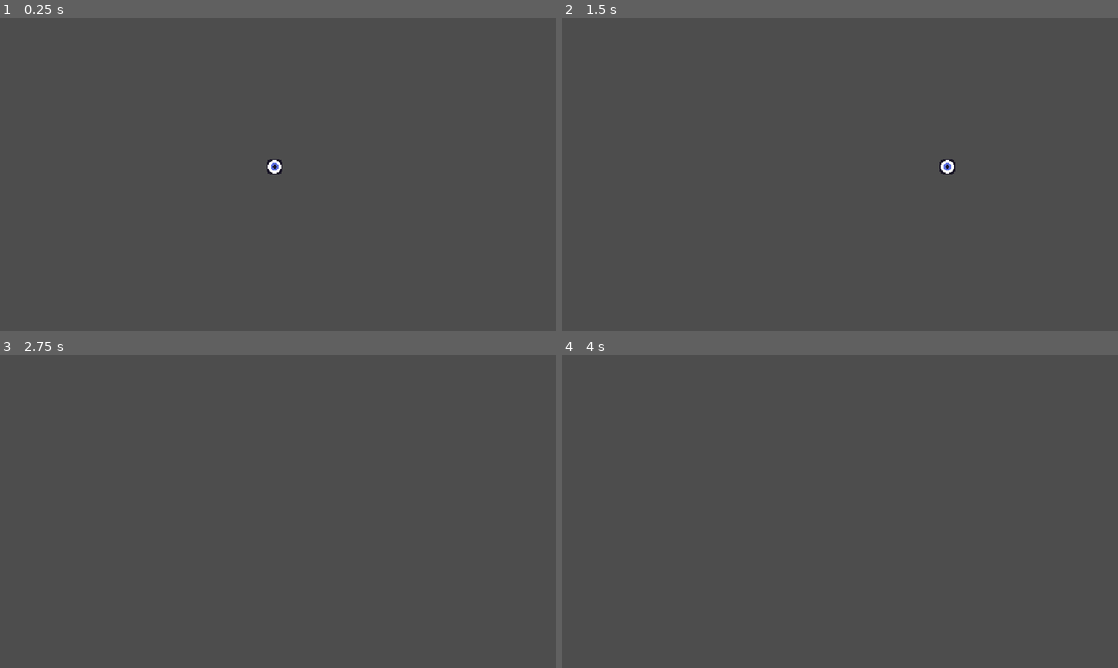
Above: before the commit, frames 1-4 (two rows, left to right).
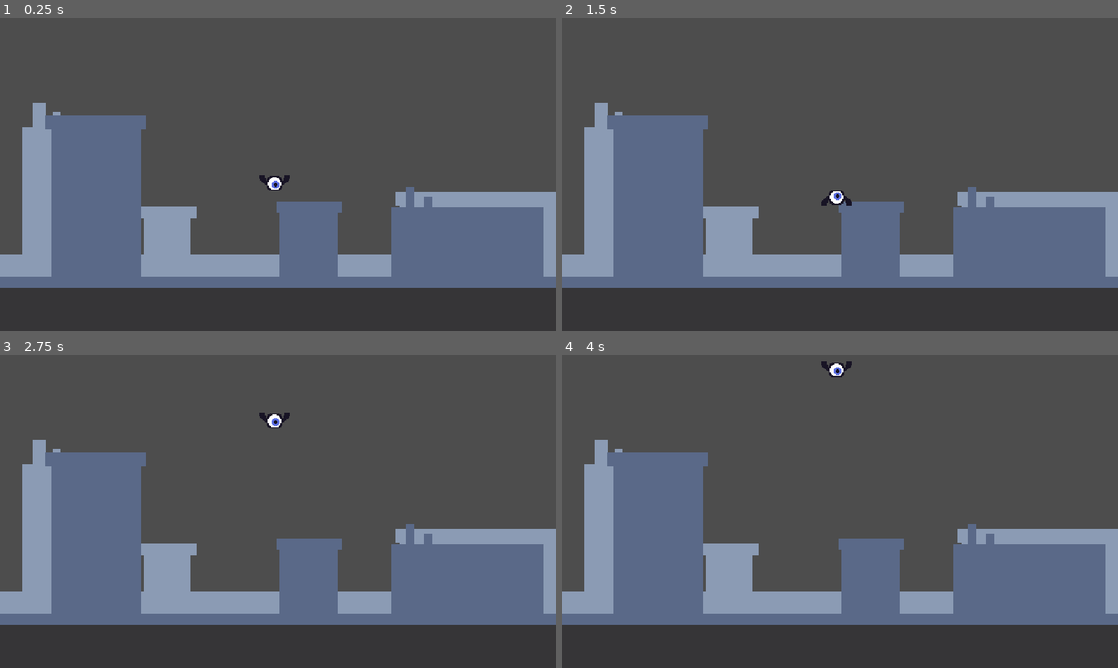
Above: after the commit, the same moments.

Repository: londonhorn/AcerolaJam
Game: Godot game, scene res://scenes/level.tscn
Same seed, same stepped clock (60 frames per second), same inputs: the game is played once before the commit and once after it.
Inputs:
- Up to frame 1 (0.25 s): no input
- Up to frame 2 (1.5 s): hold D (right, bound only before the commit) from 0.53 s (still down); tap Space (jump) at 0.6, 0.77, 1.07, 1.35 s
- Up to frame 3 (2.75 s): tap Space (jump) at 1.52, 1.82, 2.1 s; release D (right, bound only before the commit) at 2.03 s; hold A (left, bound only before the commit) from 2.03 s (still down)
- Up to frame 4 (4 s): release A (left, bound only before the commit) at 2.78 s; hold D (right, bound only before the commit) from 2.78 s (still down); tap Space (jump) at 2.85, 3.02, 3.32, 3.6, 3.77 s

The runs differ from the first frame. In frame 1, 30% of the frame differs, in the area x 0-100%, y 27-87%; in frame 2, 30%; in frame 3, 29%; in frame 4, 29%.

Commit message:
made character jumping mechanics work, started to add background and first parts of level

Diff:
--- a/project.godot
+++ b/project.godot
@@ -21,23 +21,19 @@
 
 [input]
 
-left={
-"deadzone": 0.5,
-"events": [Object(InputEventKey,"resource_local_to_scene":false,"resource_name":"","device":-1,"window_id":0,"alt_pressed":false,"shift_pressed":false,"ctrl_pressed":false,"meta_pressed":false,"pressed":false,"keycode":0,"physical_keycode":65,"key_label":0,"unicode":97,"echo":false,"script":null)
-, Object(InputEventKey,"resource_local_to_scene":false,"resource_name":"","device":-1,"window_id":0,"alt_pressed":false,"shift_pressed":false,"ctrl_pressed":false,"meta_pressed":false,"pressed":false,"keycode":0,"physical_keycode":4194319,"key_label":0,"unicode":0,"echo":false,"script":null)
-]
-}
-right={
-"deadzone": 0.5,
-"events": [Object(InputEventKey,"resource_local_to_scene":false,"resource_name":"","device":-1,"window_id":0,"alt_pressed":false,"shift_pressed":false,"ctrl_pressed":false,"meta_pressed":false,"pressed":false,"keycode":0,"physical_keycode":68,"key_label":0,"unicode":100,"echo":false,"script":null)
-, Object(InputEventKey,"resource_local_to_scene":false,"resource_name":"","device":-1,"window_id":0,"alt_pressed":false,"shift_pressed":false,"ctrl_pressed":false,"meta_pressed":false,"pressed":false,"keycode":0,"physical_keycode":4194321,"key_label":0,"unicode":0,"echo":false,"script":null)
-]
-}
 jump={
 "deadzone": 0.5,
 "events": [Object(InputEventKey,"resource_local_to_scene":false,"resource_name":"","device":-1,"window_id":0,"alt_pressed":false,"shift_pressed":false,"ctrl_pressed":false,"meta_pressed":false,"pressed":false,"keycode":0,"physical_keycode":32,"key_label":0,"unicode":32,"echo":false,"script":null)
+, Object(InputEventKey,"resource_local_to_scene":false,"resource_name":"","device":-1,"window_id":0,"alt_pressed":false,"shift_pressed":false,"ctrl_pressed":false,"meta_pressed":false,"pressed":false,"keycode":0,"physical_keycode":87,"key_label":0,"unicode":119,"echo":false,"script":null)
+, Object(InputEventKey,"resource_local_to_scene":false,"resource_name":"","device":-1,"window_id":0,"alt_pressed":false,"shift_pressed":false,"ctrl_pressed":false,"meta_pressed":false,"pressed":false,"keycode":0,"physical_keycode":4194320,"key_label":0,"unicode":0,"echo":false,"script":null)
 ]
 }
+
+[layer_names]
+
+2d_physics/layer_1="Character"
+2d_physics/layer_2="Terrain"
+2d_physics/layer_3="World Objects"
 
 [rendering]
 
--- /dev/null
+++ b/scenes/buildings.tscn
@@ -0,0 +1,26 @@
+[gd_scene load_steps=5 format=3 uid="uid://bk26qcipdd7ch"]
+
+[ext_resource type="Script" path="res://scripts/buildings.gd" id="1_2ujmd"]
+[ext_resource type="Texture2D" uid="uid://cutnm7csvwmjg" path="res://assets/worlds_objects/building1.png" id="1_bheun"]
+
+[sub_resource type="RectangleShape2D" id="RectangleShape2D_nlj5x"]
+size = Vector2(14, 14)
+
+[sub_resource type="RectangleShape2D" id="RectangleShape2D_ssiwc"]
+size = Vector2(14, 14)
+
+[node name="Buildings" type="AnimatableBody2D"]
+script = ExtResource("1_2ujmd")
+
+[node name="AnimatedSprite2D" type="Sprite2D" parent="."]
+position = Vector2(0, -9)
+texture = ExtResource("1_bheun")
+hframes = 3
+
+[node name="CollisionShape2D" type="CollisionShape2D" parent="."]
+shape = SubResource("RectangleShape2D_nlj5x")
+
+[node name="HitDetection" type="Area2D" parent="."]
+
+[node name="CollisionShape2D" type="CollisionShape2D" parent="HitDetection"]
+shape = SubResource("RectangleShape2D_ssiwc")
--- a/scenes/character_base.tscn
+++ b/scenes/character_base.tscn
@@ -1,17 +1,73 @@
-[gd_scene load_steps=4 format=3 uid="uid://d1khwm35amnmx"]
+[gd_scene load_steps=10 format=3 uid="uid://d1khwm35amnmx"]
 
 [ext_resource type="Script" path="res://scripts/character_base.gd" id="1_2vxij"]
 [ext_resource type="Texture2D" uid="uid://daxvpely55js4" path="res://assets/characters/character_sprite1.png" id="1_mrwul"]
+
+[sub_resource type="AtlasTexture" id="AtlasTexture_1c0kd"]
+atlas = ExtResource("1_mrwul")
+region = Rect2(32, 0, 32, 16)
+
+[sub_resource type="AtlasTexture" id="AtlasTexture_gdho5"]
+atlas = ExtResource("1_mrwul")
+region = Rect2(0, 0, 32, 16)
+
+[sub_resource type="AtlasTexture" id="AtlasTexture_vo02w"]
+atlas = ExtResource("1_mrwul")
+region = Rect2(64, 0, 32, 16)
+
+[sub_resource type="AtlasTexture" id="AtlasTexture_q164u"]
+atlas = ExtResource("1_mrwul")
+region = Rect2(64, 0, 32, 16)
+
+[sub_resource type="AtlasTexture" id="AtlasTexture_wdant"]
+atlas = ExtResource("1_mrwul")
+region = Rect2(96, 0, 32, 16)
+
+[sub_resource type="SpriteFrames" id="SpriteFrames_pvkv4"]
+animations = [{
+"frames": [{
+"duration": 1.0,
+"texture": SubResource("AtlasTexture_1c0kd")
+}, {
+"duration": 1.0,
+"texture": SubResource("AtlasTexture_gdho5")
+}],
+"loop": true,
+"name": &"floor",
+"speed": 8.0
+}, {
+"frames": [{
+"duration": 1.0,
+"texture": SubResource("AtlasTexture_vo02w")
+}],
+"loop": true,
+"name": &"flying_falling",
+"speed": 5.0
+}, {
+"frames": [{
+"duration": 1.0,
+"texture": SubResource("AtlasTexture_q164u")
+}, {
+"duration": 1.0,
+"texture": SubResource("AtlasTexture_wdant")
+}],
+"loop": true,
+"name": &"flying_up",
+"speed": 8.0
+}]
 
 [sub_resource type="CircleShape2D" id="CircleShape2D_byten"]
 radius = 14.1421
 
 [node name="CharacterBase" type="CharacterBody2D"]
+collision_mask = 6
 script = ExtResource("1_2vxij")
 
-[node name="CharacterSprite1" type="Sprite2D" parent="."]
+[node name="CharacterSprite1" type="AnimatedSprite2D" parent="."]
 scale = Vector2(2, 2)
-texture = ExtResource("1_mrwul")
+sprite_frames = SubResource("SpriteFrames_pvkv4")
+animation = &"flying_falling"
+frame_progress = 0.898723
 
 [node name="CollisionShape2D" type="CollisionShape2D" parent="."]
 shape = SubResource("CircleShape2D_byten")
--- /dev/null
+++ b/scenes/city_background.tscn
@@ -0,0 +1,22 @@
+[gd_scene load_steps=3 format=3 uid="uid://b3sxrt7sxcur7"]
+
+[ext_resource type="Texture2D" uid="uid://bwfv3rhg7b5oo" path="res://assets/worlds_objects/background_layer2.png" id="1_5m6p0"]
+[ext_resource type="Texture2D" uid="uid://80wva46bhs80" path="res://assets/worlds_objects/background_layer1.png" id="1_wcwb2"]
+
+[node name="ParallaxBackground" type="ParallaxBackground"]
+
+[node name="ParallaxLayer2" type="ParallaxLayer" parent="."]
+motion_scale = Vector2(0.5, 1)
+motion_mirroring = Vector2(1200, 0)
+
+[node name="Sprite2D" type="Sprite2D" parent="ParallaxLayer2"]
+texture = ExtResource("1_5m6p0")
+centered = false
+
+[node name="ParallaxLayer" type="ParallaxLayer" parent="."]
+motion_scale = Vector2(0.5, 1)
+motion_mirroring = Vector2(1200, 0)
+
+[node name="Sprite2D" type="Sprite2D" parent="ParallaxLayer"]
+texture = ExtResource("1_wcwb2")
+centered = false
--- a/scenes/level.tscn
+++ b/scenes/level.tscn
@@ -1,8 +1,39 @@
-[gd_scene load_steps=2 format=3 uid="uid://dirb8km766jwk"]
+[gd_scene load_steps=5 format=3 uid="uid://dirb8km766jwk"]
 
 [ext_resource type="PackedScene" uid="uid://d1khwm35amnmx" path="res://scenes/character_base.tscn" id="1_ibkcl"]
+[ext_resource type="PackedScene" uid="uid://b3sxrt7sxcur7" path="res://scenes/city_background.tscn" id="1_xmupy"]
+
+[sub_resource type="RectangleShape2D" id="RectangleShape2D_i0i7f"]
+size = Vector2(1171, 106)
+
+[sub_resource type="RectangleShape2D" id="RectangleShape2D_i7u5b"]
+size = Vector2(236, 12)
 
 [node name="Level" type="Node2D"]
 
+[node name="ParallaxBackground" parent="." instance=ExtResource("1_xmupy")]
+
+[node name="PlaceholderFloor" type="StaticBody2D" parent="."]
+position = Vector2(-6, 559)
+collision_layer = 2
+
+[node name="ColorRect" type="ColorRect" parent="PlaceholderFloor"]
+offset_right = 1171.0
+offset_bottom = 106.0
+color = Color(0.211765, 0.207843, 0.215686, 1)
+
+[node name="CollisionShape2D" type="CollisionShape2D" parent="PlaceholderFloor"]
+position = Vector2(585.5, 53)
+shape = SubResource("RectangleShape2D_i0i7f")
+
+[node name="World Border" type="StaticBody2D" parent="."]
+collision_layer = 2
+collision_mask = 5
+
+[node name="CollisionShape2D" type="CollisionShape2D" parent="World Border"]
+position = Vector2(577, -6)
+shape = SubResource("RectangleShape2D_i7u5b")
+one_way_collision_margin = 74.8
+
 [node name="CharacterBase" parent="." instance=ExtResource("1_ibkcl")]
 position = Vector2(569, 308)
--- /dev/null
+++ b/scripts/buildings.gd
@@ -0,0 +1 @@
+extends AnimatableBody2D
--- a/scripts/character_base.gd
+++ b/scripts/character_base.gd
@@ -1,30 +1,37 @@
 extends CharacterBody2D
 
-const SPEED = 1500
-const FRICTION = 40
-var acceleration_speed = 500
+@onready var animations = $CharacterSprite1
+
+const GRAVITY = 1000
+
+var max_velocity_y_floor = -600
+var max_velocity_y = -850
+var jump_force_floor = -500
+var jump_force = -800
+
+func _process(_delta):
+	animations_player()
 
 func _physics_process(delta):
-	var input_dir: Vector2 = input()
+	velocity.x = 0
 
-	if input_dir != Vector2.ZERO:
-		accelerate(input_dir, delta)
-	else:
-		add_friction()
-
+	jump(delta)
 	move_and_slide()
 
+func jump(delta):
+	velocity.y += GRAVITY * delta
 
-func input() -> Vector2:
-	var input_dir = Vector2.ZERO
-	input_dir.x = Input.get_axis('left', 'right')
-	input_dir = input_dir.normalized()
-	return input_dir
+	if Input.is_action_just_pressed('jump'):
+		if is_on_floor:
+			velocity.y = max(velocity.y + jump_force_floor, max_velocity_y_floor)
+		else:
+			velocity.y = max(velocity.y + jump_force, max_velocity_y)
 
-#acceleration
-func accelerate(direction, delta):
-	velocity = velocity.move_toward(SPEED * direction, (acceleration_speed * delta))
-
-#friction
-func add_friction():
-	velocity = velocity.move_toward(Vector2.ZERO, FRICTION)
+func animations_player():
+	if is_on_floor():
+		animations.play('floor')
+	elif not is_on_floor():
+		if velocity.y < 0:
+			animations.play('flying_up')
+		elif velocity.y > 0:
+			animations.play('flying_falling')
Binary file changed: assets/characters/character_sprite1.png
Binary file added: assets/worlds_objects/background_layer1.png
Not shown, added: assets/worlds_objects/background_layer1.png.import
Binary file added: assets/worlds_objects/background_layer2.png
Not shown, added: assets/worlds_objects/background_layer2.png.import
Binary file added: assets/worlds_objects/building1.png
Not shown, added: assets/worlds_objects/building1.png.import
